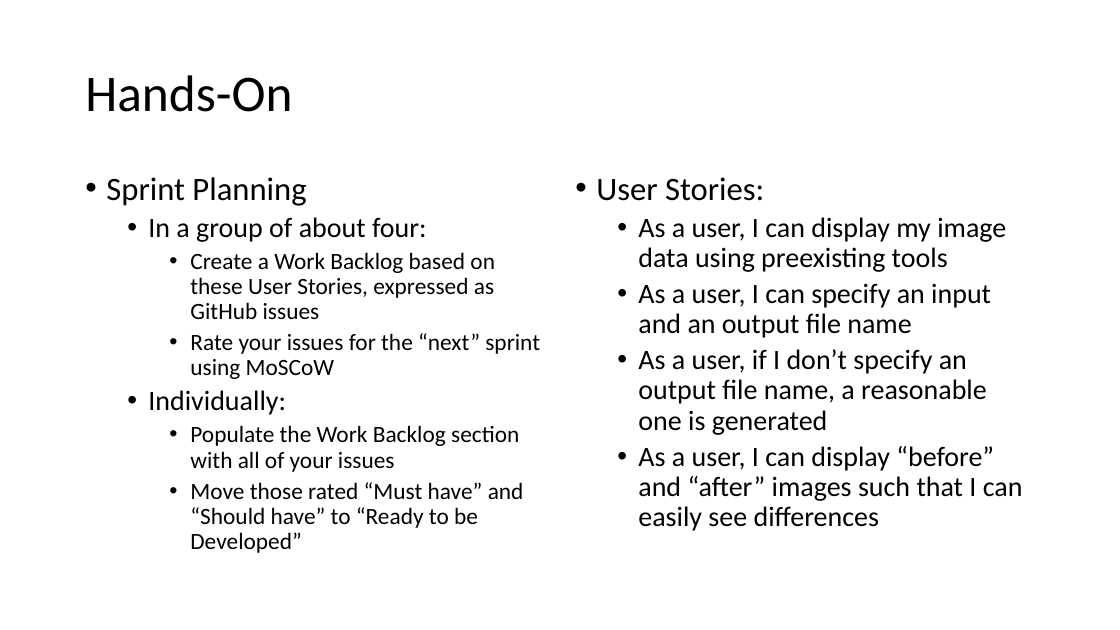
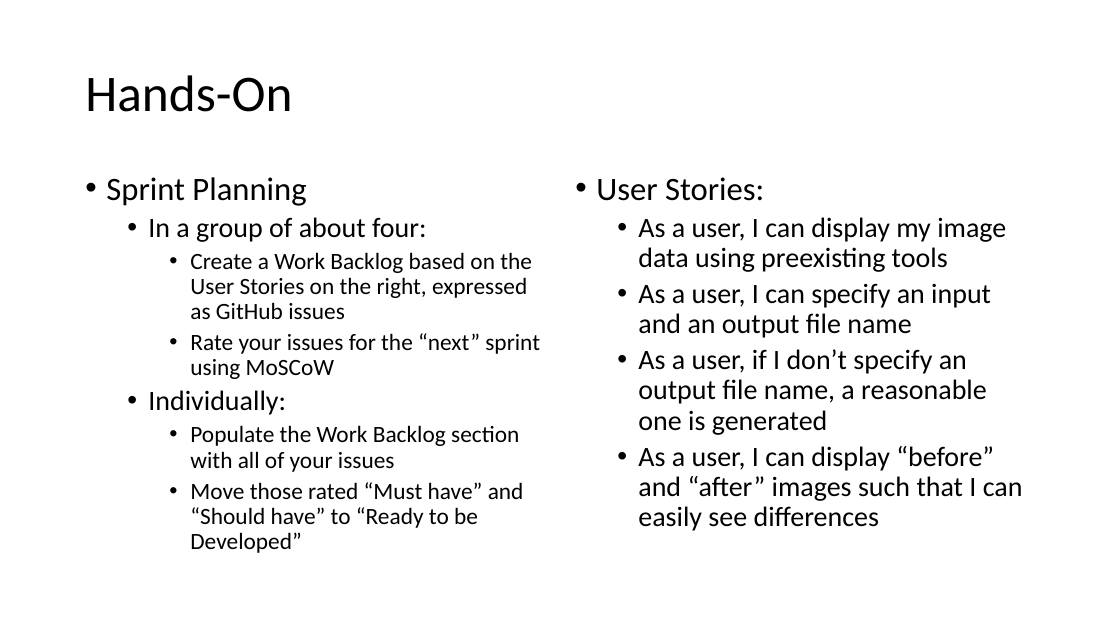
Before and after one commit to mrmundt/INTERSECT-Project-Management, a slide deck: slide 27 of presentations/ProjectManagement.pptx. Drawn at 1120x630 pixels with LibreOffice and Linux fonts; fonts in the diff are those of the drawing. Boxes give left, top, right and bottom in pixels: in the first picture for what was removed or moved away, otherwise in the second. Text is boxed around its words. In the diff, an @@ line names an element or a change of style, - is before the commit and + after.

```diff
--- a/presentations/ProjectManagement.pptx
+++ b/presentations/ProjectManagement.pptx
@@ text at bbox=[190, 252, 532, 319]: text changed @@
-    • Create a Work Backlog based on these User Stories, expressed as GitHub issues
+    • Create a Work Backlog based on the User Stories on the right, expressed as GitHub issues
```
Also in this commit, not shown: 7 other slides changed.
